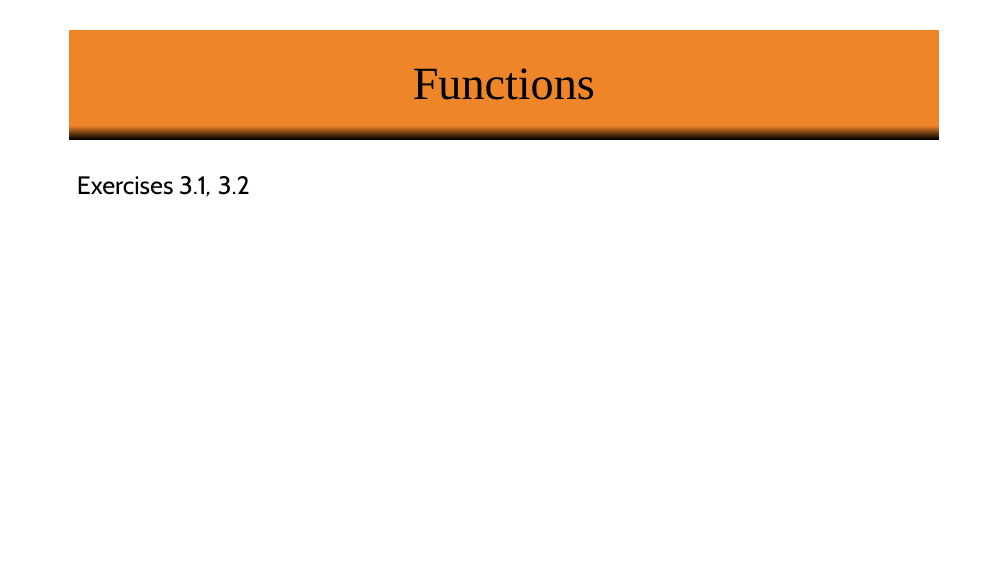
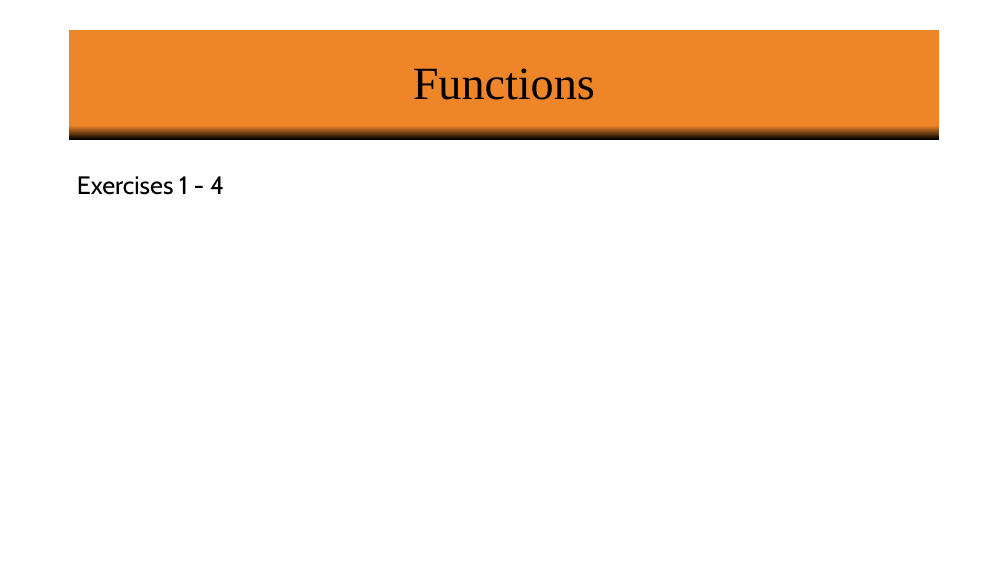
Before and after one commit to vineetbansal/Python-Bootcamp, a slide deck: slide 11 of slides/04 Functions.pptx. Drawn at 1008x567 pixels with LibreOffice and Linux fonts; fonts in the diff are those of the drawing; background and template pictures are left out. Boxes give left, top, right and bottom in pixels: in the first picture for what was removed or moved away, otherwise in the second. Text is boxed around its words. In the diff, an @@ line names an element or a change of style, - is before the commit and + after.

Commit message:
Updated references to Exercises. Added placeholders for missing notebooks.

```diff
--- a/slides/04 Functions.pptx
+++ b/slides/04 Functions.pptx
@@ text at (77, 176, 224, 195): text changed @@
-Exercises 3.1, 3.2
+Exercises 1 - 4
```
Also in this commit, not shown: 10 other files.
